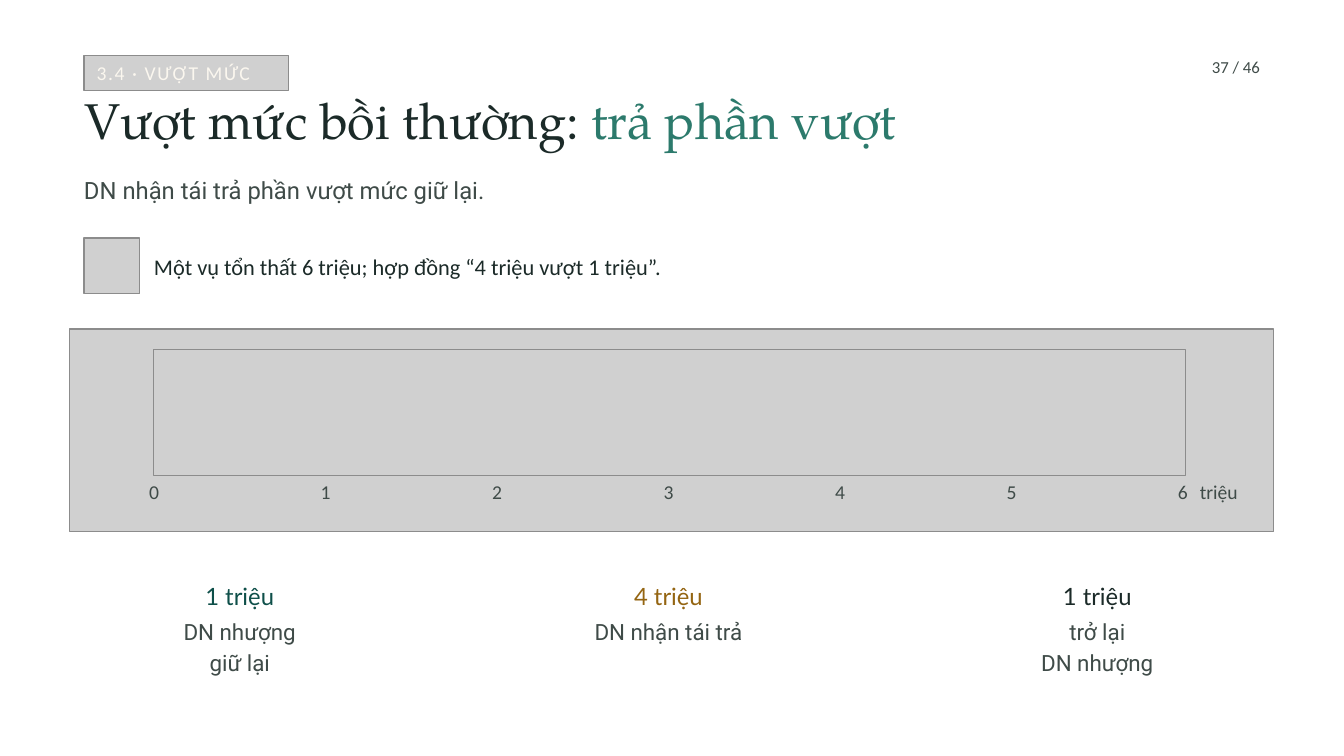
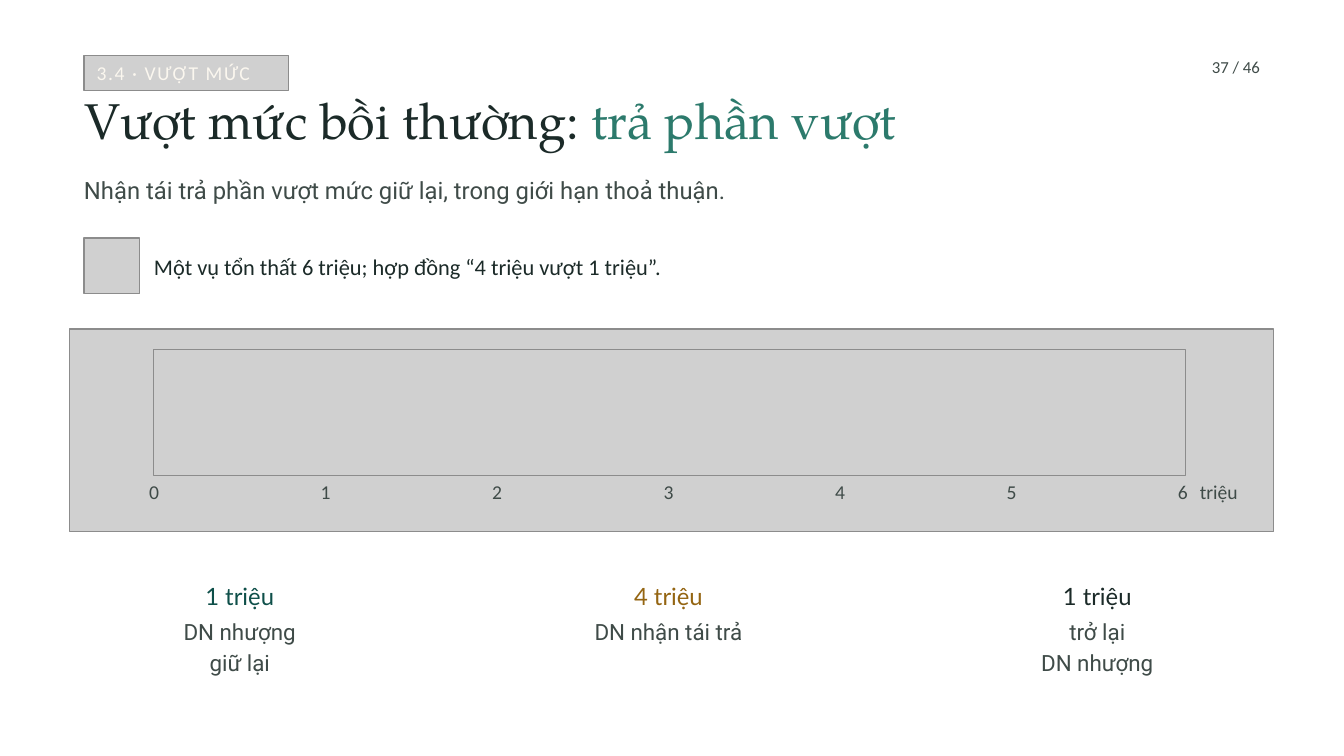
Before and after one commit to tranquanghaofake-dotcom/Law, a slide deck: slide 37 of docs/bai/ch3-bao-hiem-thuong-mai/bao-hiem-thuong-mai.pptx. Drawn at 1344x756 pixels with LibreOffice and Linux fonts; fonts in the diff are those of the drawing; grey boxes stand for pictures; background and template pictures are left out. Boxes give left, top, right and bottom in pixels: in the first picture for what was removed or moved away, otherwise in the second. Text is boxed around its words. In the diff, an @@ line names an element or a change of style, - is before the commit and + after.

```diff
--- a/docs/bai/ch3-bao-hiem-thuong-mai/bao-hiem-thuong-mai.pptx
+++ b/docs/bai/ch3-bao-hiem-thuong-mai/bao-hiem-thuong-mai.pptx
@@ text at (84, 179, 725, 204): text changed @@
-DN nhận tái trả phần vượt mức giữ lại.
+Nhận tái trả phần vượt mức giữ lại, trong giới hạn thoả thuận.
```
Also in this commit, not shown: 19 other slides changed, 6 other files.
